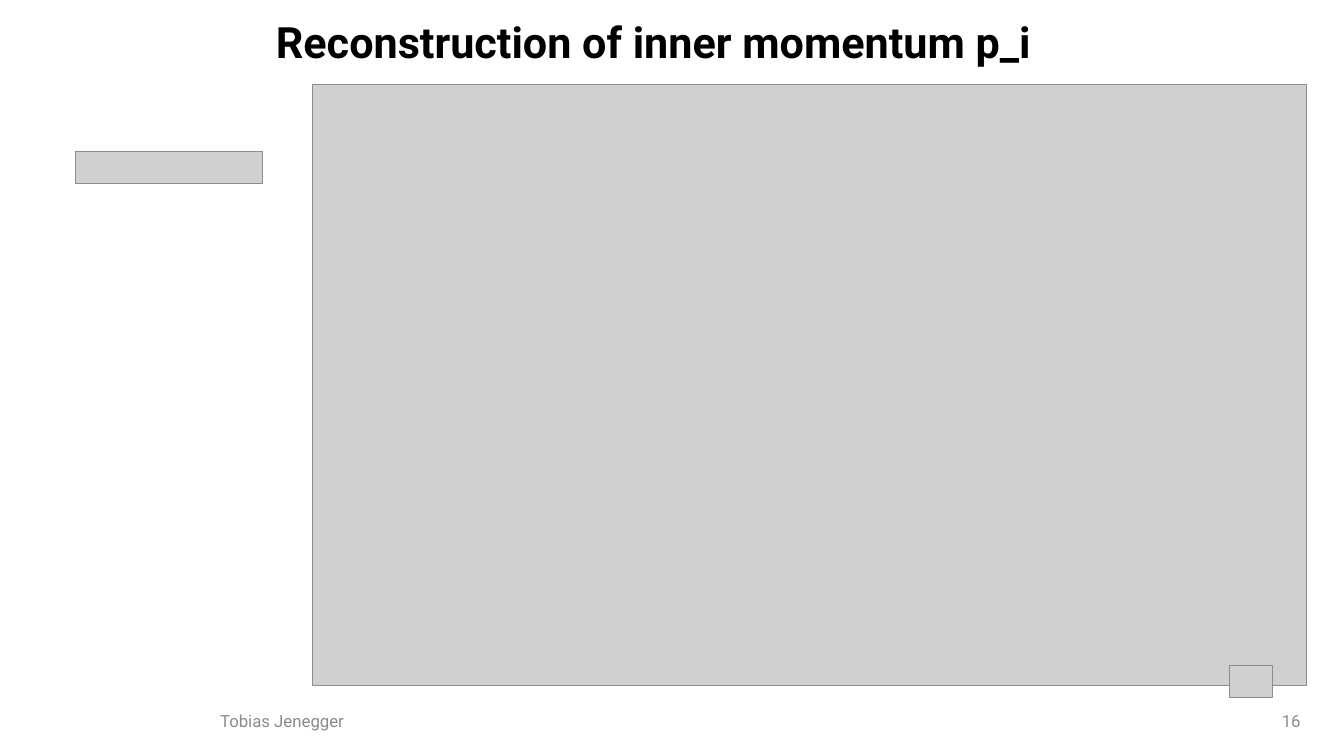
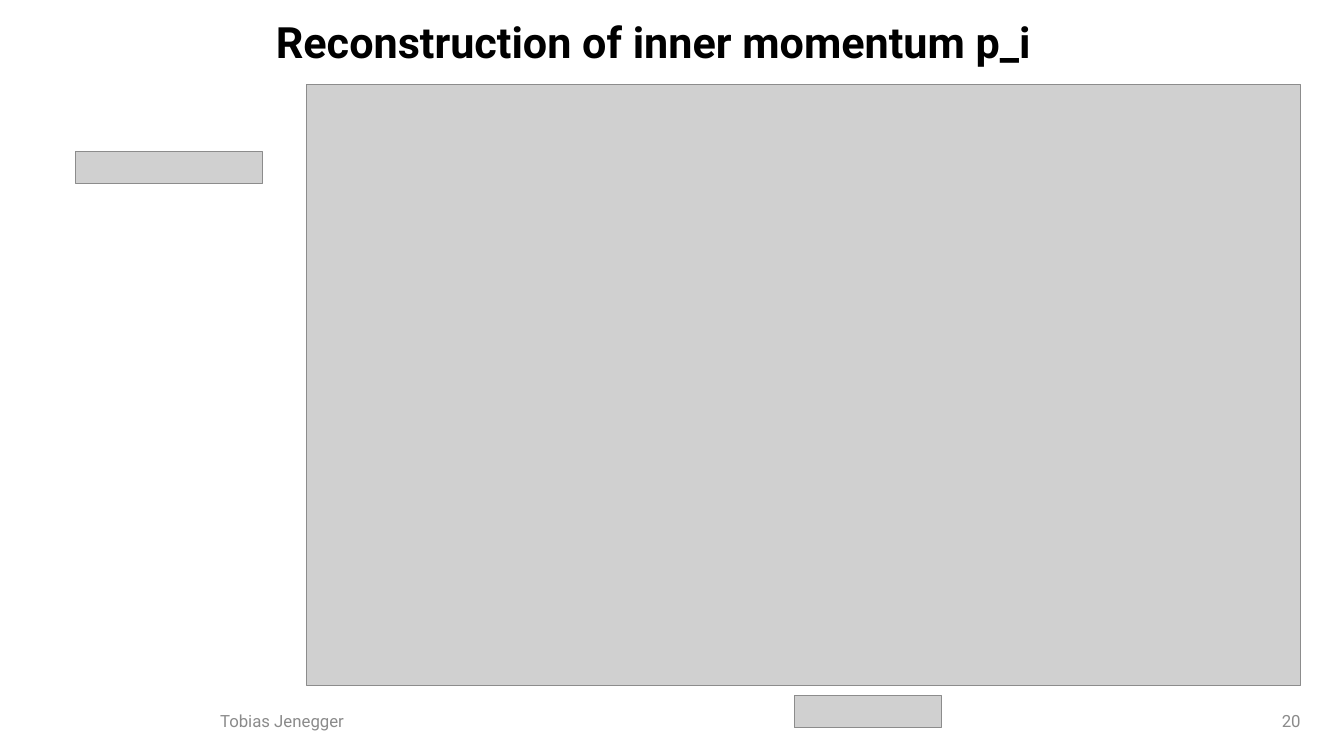
Before and after one commit to jenegger/2021_psi_pres, a slide deck: slide 20 of analysis.odp (slide 16 before the commit). Drawn at 1344x756 pixels with LibreOffice and Linux fonts; fonts in the diff are those of the drawing; grey boxes stand for pictures; background and template pictures are left out. Boxes give left, top, right and bottom in pixels: in the first picture for what was removed or moved away, otherwise in the second. Text is boxed around its words. In the diff, an @@ line names an element or a change of style, - is before the commit and + after.

```diff
--- a/analysis.odp
+++ b/analysis.odp
@@ picture: place and size @@
-picture at box(313, 85, 1307, 686)
+picture at box(307, 85, 1301, 686)
@@ picture: place and size @@
-picture at box(1230, 665, 1272, 698)
+picture at box(795, 696, 942, 728)
@@ page number at box(1282, 715, 1301, 727): text changed @@
-16
+20
```
Also in this commit, not shown: 4 other slides changed, 4 slides added, 4 slides removed, 13 other files.
